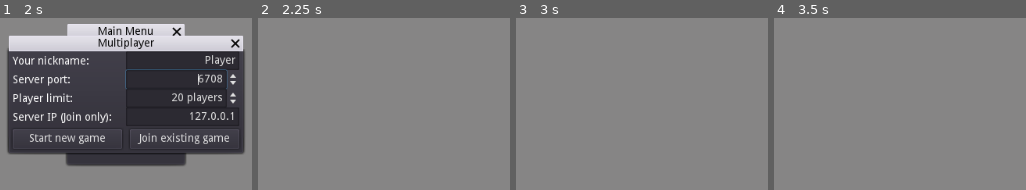
Above: before the commit, frames 1-4 (left to right).
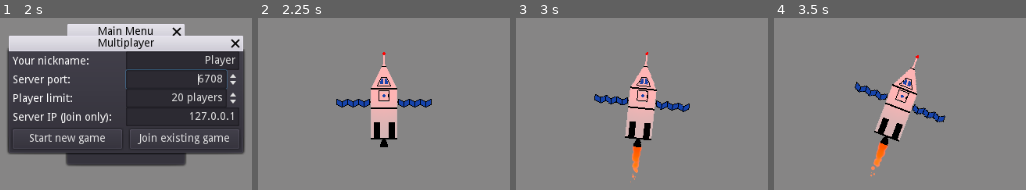
Above: after the commit, the same moments.

Repository: CaveJohnson376/open-spaceflighters
Game: Godot game, scene res://mainmenu/mainmenu.tscn
Two runs of this game, one before a commit and one after it. Both use one fixed random seed, a clock stepped at 60 frames per second and the inputs below.
Inputs:
- Up to frame 1 (2 s): click "Play with friends" at 0.5 s; click "Play with friends" at 1.25 s
- Up to frame 2 (2.25 s): click "Start new game" at 2 s
- Up to frame 3 (3 s): tap Enter at 2.75 s; hold D (rotateright) from 2.78 s (still down); hold Space (engine_pulse) from 2.78 s (still down)
- Up to frame 4 (3.5 s): keep holding D (rotateright); keep holding Space (engine_pulse)

Frame 1 is identical in both runs. In frame 2, 5.1% of the frame differs, in the area x 30-70%, y 19-75%; in frame 3, 5.7%; in frame 4, 5.7%, in the area x 31-69%, y 21-93%.
Error before the commit: Parse Error: Can't preload resource at path: res://scenes/spaceship.tscn (res://game/game.gd:2)

Commit message:
character update 2

Diff:
--- a/game/game.gd
+++ b/game/game.gd
@@ -1,5 +1,5 @@
 extends Node2D
-var plrsam = preload("res://scenes/spaceship.tscn")
+var plrsam = preload("res://spaceship/spaceship.tscn")
 var nickname
 
 func _ready():
--- a/spaceship/spaceship.gd
+++ b/spaceship/spaceship.gd
@@ -4,6 +4,8 @@
 const max_thrust = 100
 const max_ang_thrust = 0.05
 var throttle = 0
+var total_throttle = 0
+puppet var total_throttle_pub = 0
 var thrust = 0
 var timer = 0
 export var nickname = ""
@@ -17,8 +19,20 @@
 	visible = true
 	my_position = position
 	$nicknameholder/nickname.text = nickname
-	$nicknameholder.visible = not is_network_master()
+	if is_network_master():
+		$Camera2D.current = true
+		$nicknameholder.visible = false
+	else:
+		$Camera2D.queue_free()
+		pass
 	print("playercreated")
+	pass
+
+func _process(delta):
+	if is_network_master():
+		$Engine_particles.scale = total_throttle * Vector2(0.01, 0.01)
+	else:
+		$Engine_particles.scale = total_throttle_pub * Vector2(0.01, 0.01)
 	pass
 
 func _physics_process(delta):
@@ -30,7 +44,8 @@
 		throttle = 0 if Input.is_action_pressed("engine_min") else throttle
 		throttle = clamp(throttle, 0, 100)
 
-		thrust = max_thrust/100*(100 if Input.is_action_pressed("engine_pulse")else throttle)
+		total_throttle = (100 if Input.is_action_pressed("engine_pulse")else throttle)
+		thrust = max_thrust/100*total_throttle
 		linear_velocity+=thrust*Vector2(0, -1).rotated(rotation)
 
 		angular_velocity-=max_ang_thrust if Input.is_action_pressed("rotateleft") else 0
@@ -39,6 +54,7 @@
 		$Camera2D.rotation_degrees = angular_velocity*-10
 
 		if timer >= MIN_TIME:
+			rset_unreliable("total_throttle_pub", total_throttle)
 			rset_unreliable("my_position", position)
 			rset_unreliable("my_velocity", linear_velocity)
 			rset_unreliable("my_rotation", rotation)
--- a/spaceship/spaceship.tscn
+++ b/spaceship/spaceship.tscn
@@ -69,7 +69,6 @@
 normal_map = ExtResource( 2 )
 
 [node name="beacon" type="Light2D" parent="."]
-visible = false
 position = Vector2( 0, -62 )
 texture = ExtResource( 3 )
 texture_scale = 50.0
